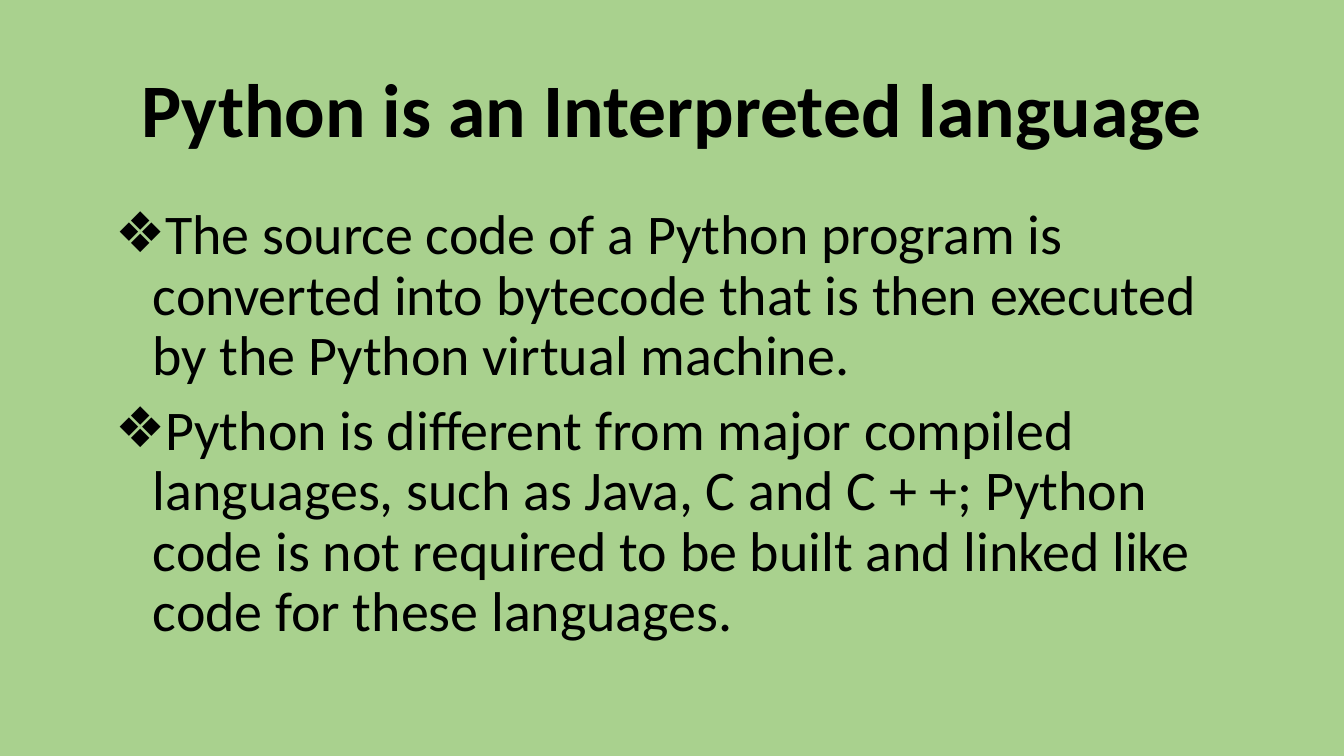
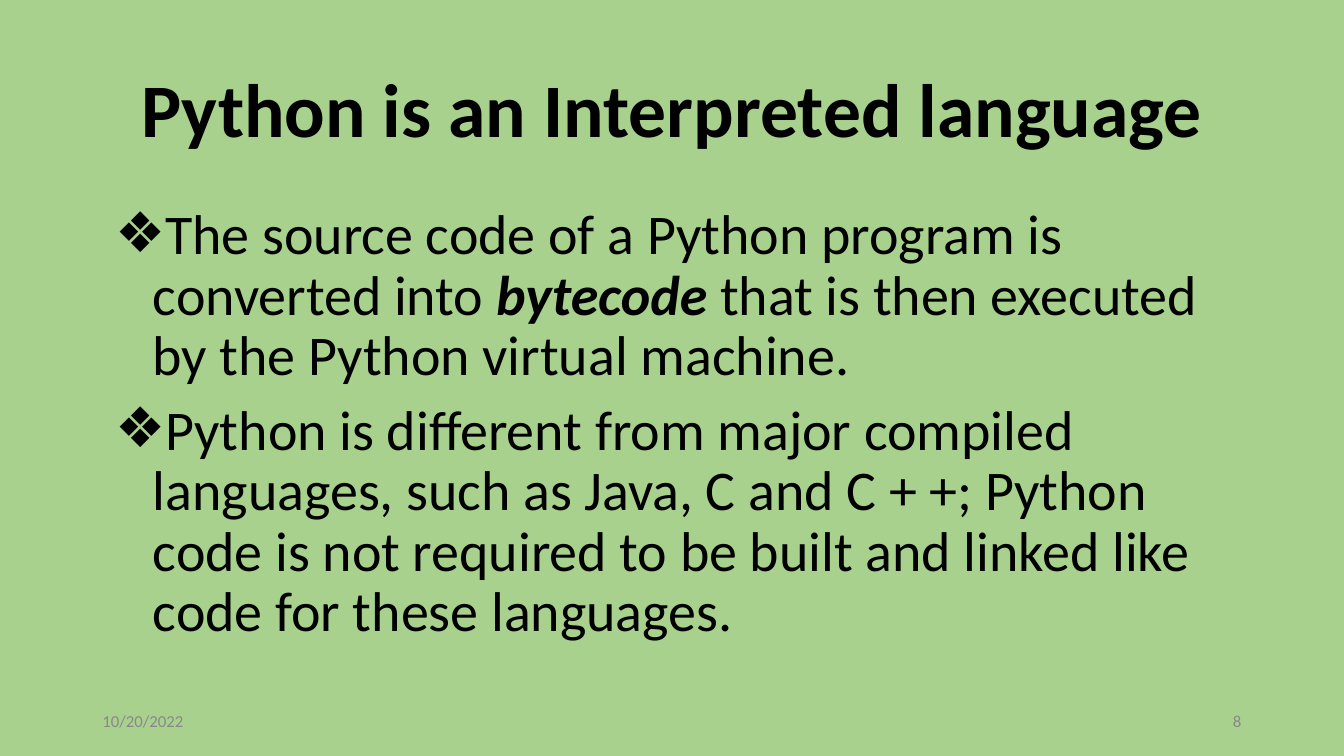
Before and after one commit to torres11991/dap-curriculum, a slide deck: slide 8 of Section05/5.1.1-DAP_IntroToPython.pptx. Drawn at 1344x756 pixels with LibreOffice and Linux fonts; fonts in the diff are those of the drawing. Boxes give left, top, right and bottom in pixels: in the first picture for what was removed or moved away, otherwise in the second. Text is boxed around its words. In the diff, an @@ line names an element or a change of style, - is before the commit and + after.

```diff
--- a/Section05/5.1.1-DAP_IntroToPython.pptx
+++ b/Section05/5.1.1-DAP_IntroToPython.pptx
@@ text at <box>153,215,1197,384</box>: bold on, italic on in "bytecode" @@
@@ text added at <box>102,715,183,728</box>, 12 pt, text #888888 @@
+10/20/2022
@@ page number added at <box>1233,716,1241,727</box>, 12 pt, text #888888 @@
+8
```
Also in this commit, not shown: 17 other slides changed, 7 other files.
